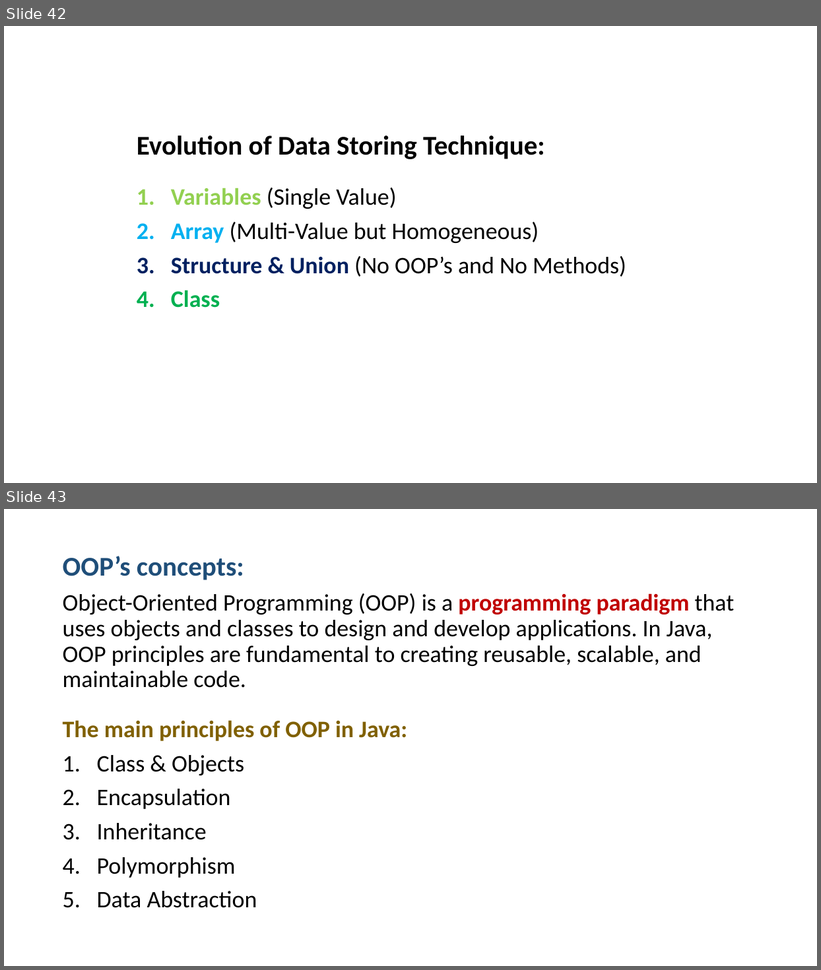
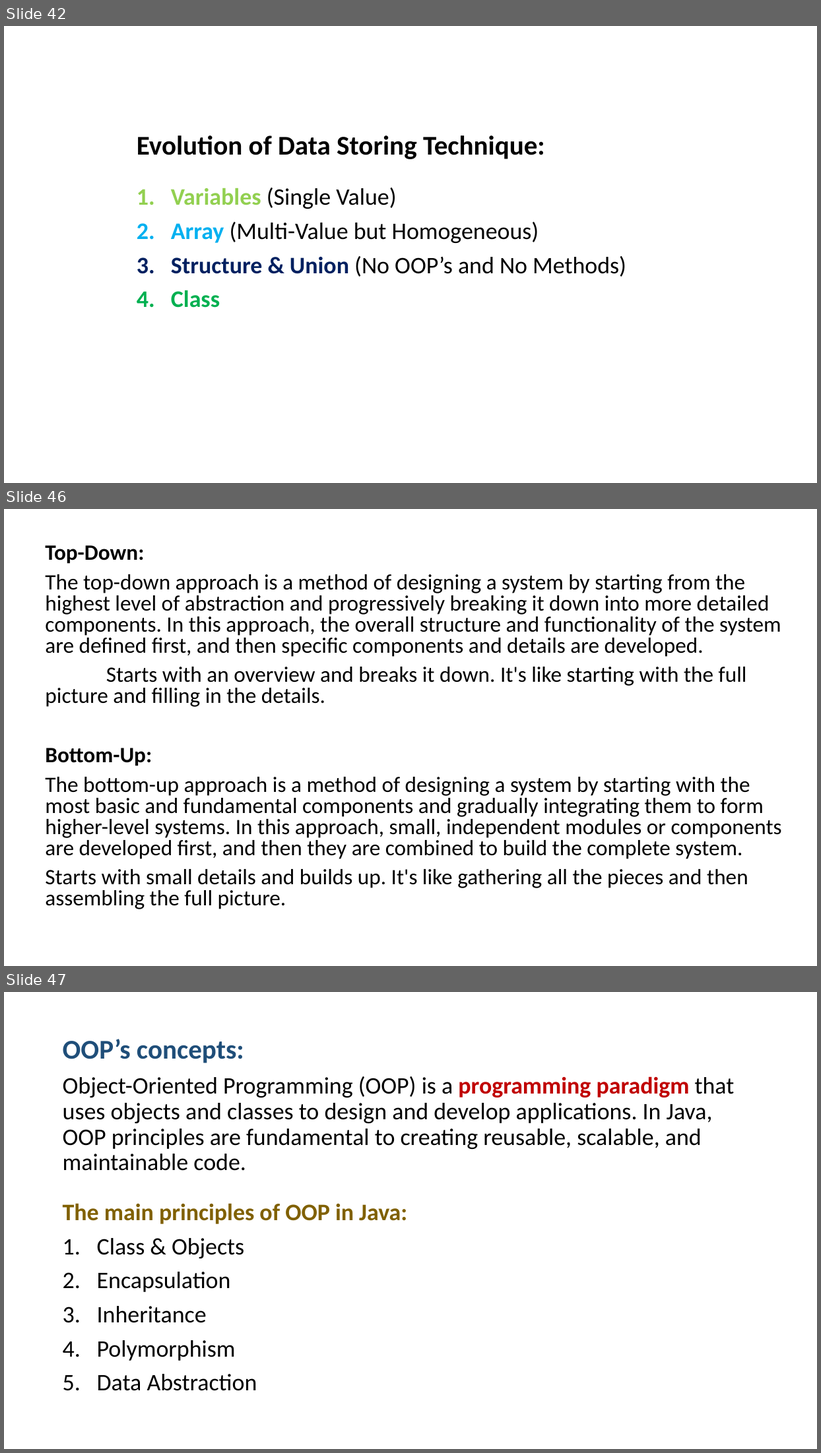
Before and after one commit to PRAMOD-VISHNU-NAIK/MCA-2nd-Sem-Shridevi-College, a slide deck: Theory Class-Notes/Java MCA-2.pptx. Shown one above the other, each under a label of ours: slides 42 and 43 before the commit, slides 42, 46 and 47 after it; the slides between them are not shown. The pictures are 821x970 and 821x1453 pixels, drawn with LibreOffice and Linux fonts; fonts in the diff are those of the drawing. Boxes give left, top, right and bottom in pixels: in the first picture for what was removed or moved away, otherwise in the second. Text is boxed around its words. In the diff, an @@ line names an element or a change of style, - is before the commit and + after.

```diff
--- a/Theory Class-Notes/Java MCA-2.pptx
+++ b/Theory Class-Notes/Java MCA-2.pptx
@@ slide 46 added at <box>4,509,817,966</box>, background #FFFFFF @@
@@ text added at <box>45,545,782,910</box>, 25.9 pt, text #000000 @@
+Top-Down:
+The top-down approach is a method of designing a system by starting from the highest level of abstraction and progressively breaking it down into more detailed components. In this approach, the overall structure and functionality of the system are defined first, and then specific components and details are developed.
+Starts with an overview and breaks it down. It's like starting with the full picture and filling in the details.
+Bottom-Up:
+The bottom-up approach is a method of designing a system by starting with the most basic and fundamental components and gradually integrating them to form higher-level systems. In this approach, small, independent modules or components are developed first, and then they are combined to build the complete system.
+Starts with small details and builds up. It's like gathering all the pieces and then assembling the full picture.
@@ what was slide 43 is now slide 47 @@
```
Also in this commit, not shown: 5 slides changed, 9 other slides added, 4 slides removed.
